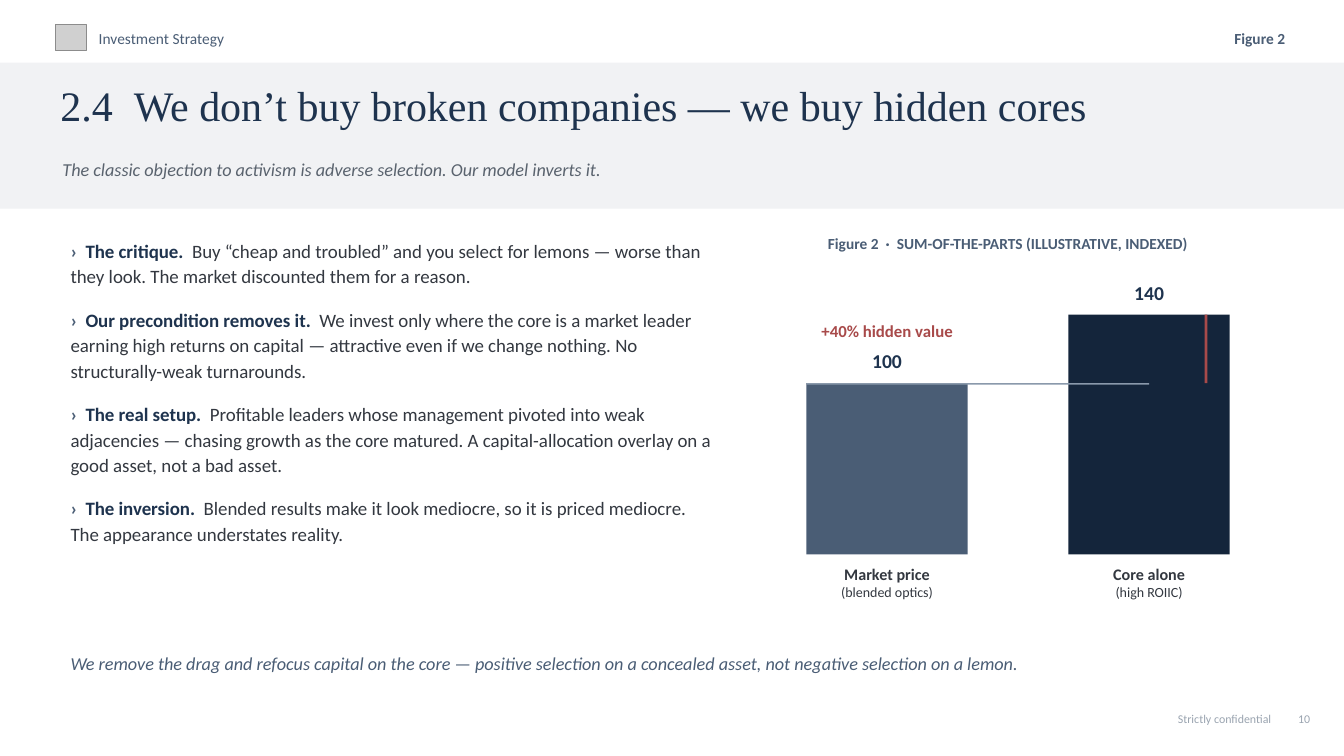
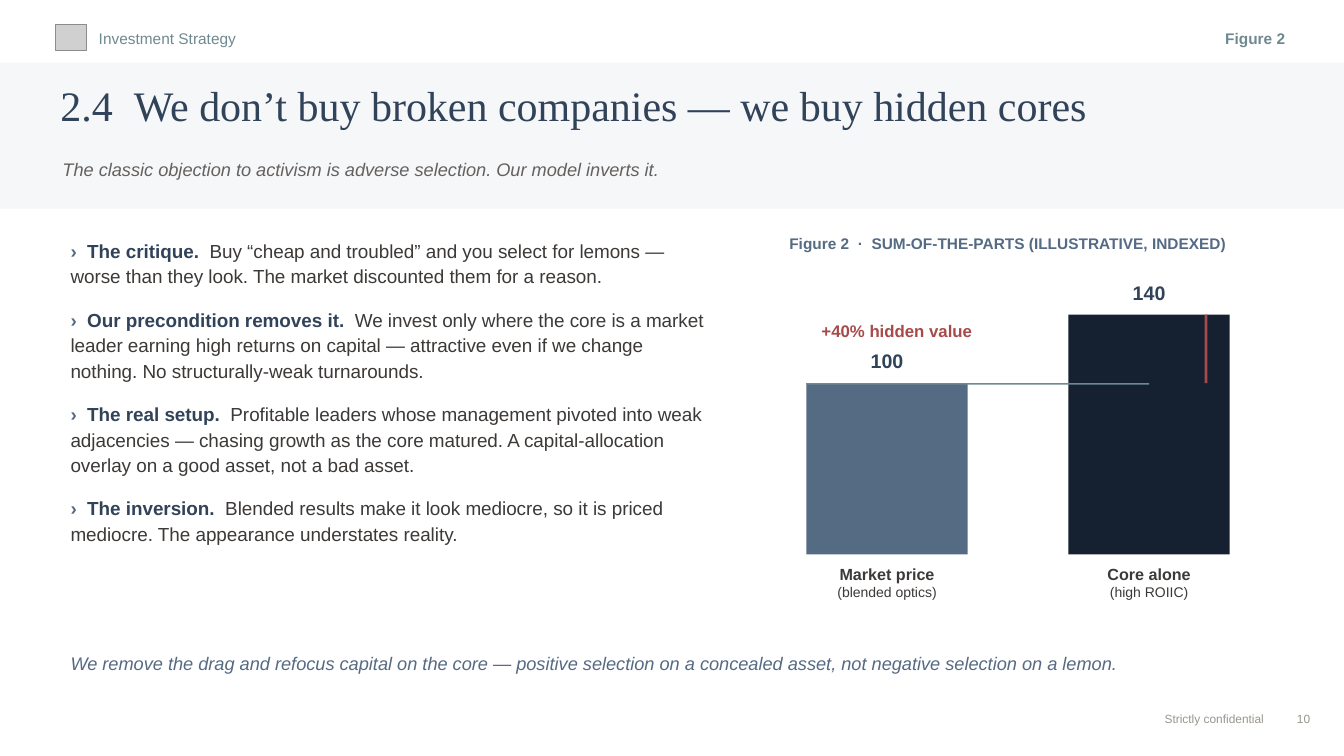
Before and after one commit to charette-lab/Claude, a slide deck: slide 13 of Athanase_Engaged_Ownership_Allocator_Deck.pptx. Drawn at 1344x756 pixels with LibreOffice and Linux fonts; fonts in the diff are those of the drawing; grey boxes stand for pictures. Boxes give left, top, right and bottom in pixels: in the first picture for what was removed or moved away, otherwise in the second. Text is boxed around its words. In the diff, an @@ line names an element or a change of style, - is before the commit and + after.

```diff
--- a/Athanase_Engaged_Ownership_Allocator_Deck.pptx
+++ b/Athanase_Engaged_Ownership_Allocator_Deck.pptx
@@ text "Investment Strategy" at <box>99,33,235,47</box>: font Calibri to Arial, text colour #4A5D75 to #6F8990 @@
@@ text "Figure 2" at <box>1225,33,1286,47</box>: font Calibri to Arial, text colour #4A5D75 to #6F8990 @@
@@ rectangle at <box>0,63,1344,209</box>: fill #F1F2F4 to #F6F7F9 @@
@@ text "2.4 We don’t buy broken ..." at <box>60,92,1087,129</box>: text colour #1E334E to #314359 @@
@@ text "The classic objection to activism ..." at <box>62,163,659,180</box>: font Calibri to Arial, text colour #5A636E to #64615E @@
@@ text "› The critique. Buy “cheap ..." at <box>71,244,703,545</box>: font Calibri to Arial; text colour #4A5D75 to #556A83 in "›", "›", "›", "›"; text colour #1E334E to #314359 in "The critique.", "Our precondition removes it.", "The real setup.", "The inversion."; text colour #333840 to #3C3937 in "Buy “cheap and troubled” and you select ...", "We invest only where the core is ...", "Profitable leaders whose management pivoted into weak ...", "Blended results make it look mediocre, so ..." @@
@@ text "Figure 2 · SUM-OF-THE-PARTS (ILLUSTRATIVE, ..." at <box>789,238,1226,252</box>: font Calibri to Arial, text colour #4A5D75 to #556A83 @@
@@ text "140" at <box>1133,286,1166,300</box>: font Calibri to Arial, text colour #1E334E to #314359 @@
@@ text "+40% hidden value" at <box>821,325,972,337</box>: font Calibri to Arial @@
@@ rectangle at <box>1069,315,1230,555</box>: fill #14253B to #152130 @@
@@ text "100" at <box>871,354,904,368</box>: font Calibri to Arial, text colour #1E334E to #314359 @@
@@ rectangle at <box>807,383,1149,385</box>: fill #8A99AB to #6F8990 @@
@@ text "Market price" at <box>837,568,937,600</box>: font Calibri to Arial, text colour #333840 to #3C3937 @@
@@ text "Core alone" at <box>1107,568,1191,600</box>: font Calibri to Arial, text colour #333840 to #3C3937 @@
@@ text "We remove the drag and ..." at <box>71,657,1117,674</box>: font Calibri to Arial, text colour #4A5D75 to #556A83 @@
@@ text "Strictly confidential 10" at <box>1165,714,1310,726</box>: font Calibri to Arial, text colour #9AA4B0 to #9A958E @@
```
Also in this commit, not shown: 26 other slides changed, 1 other file.
